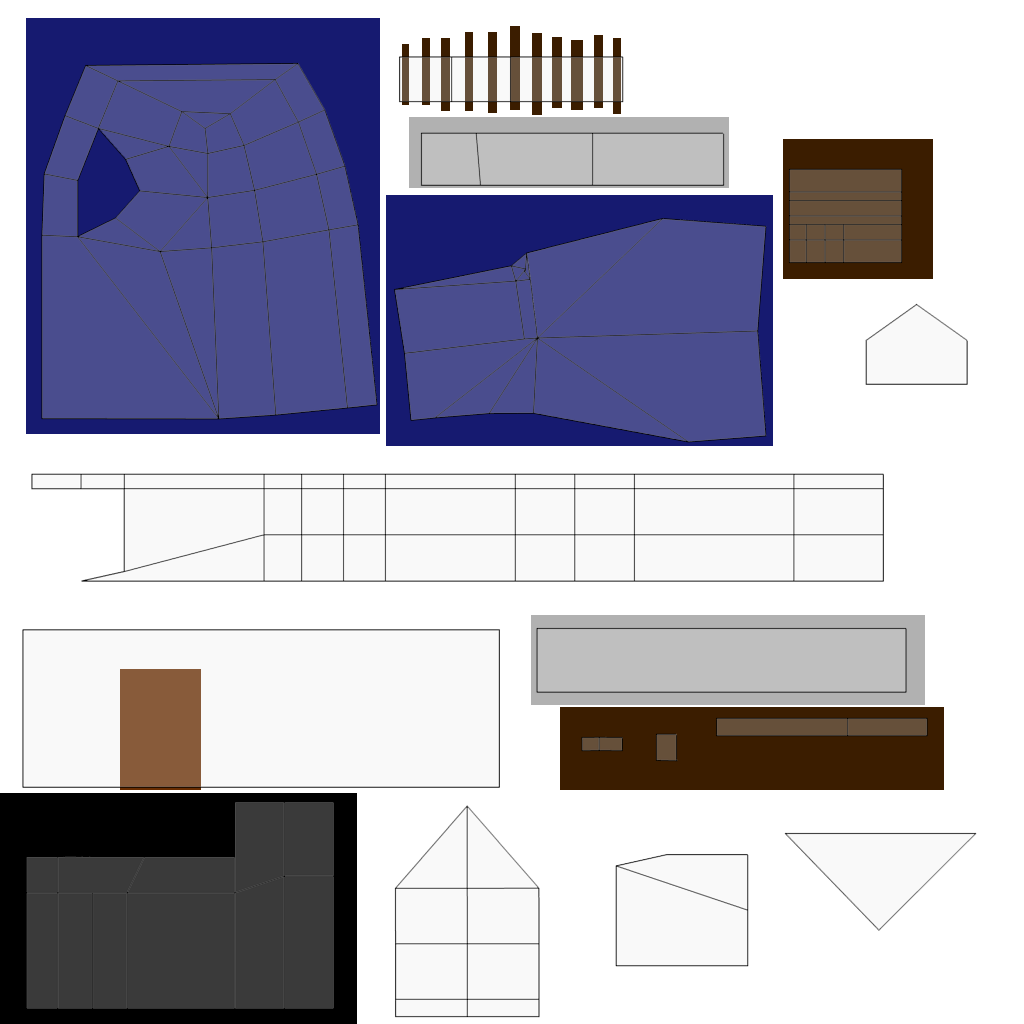
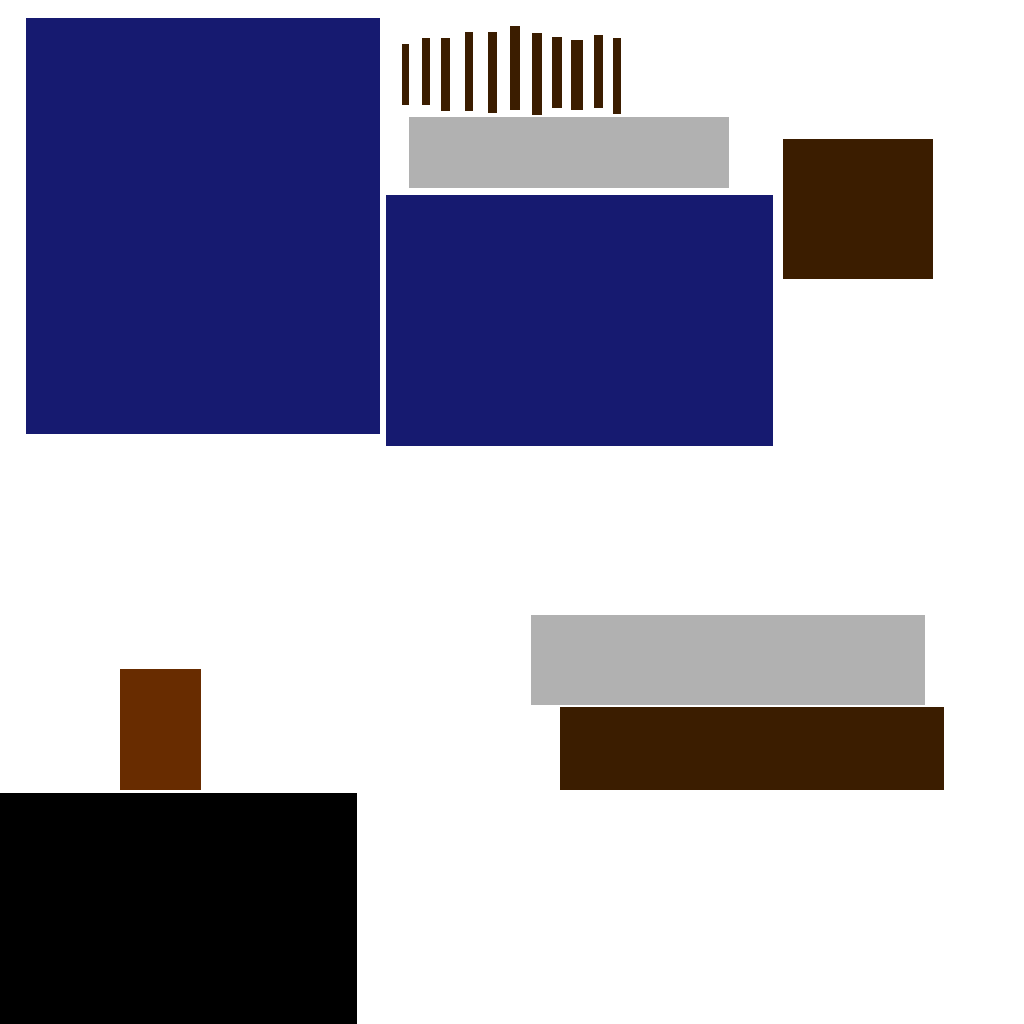
Layer changes from the first w=1024, h=1024 image to the second:
hid "house_2_uv.png" over (x1=22, y1=56, x2=977, y2=1018)
added group "Roofs" with 4 layers above "Bodies" over (x1=41, y1=56, x2=767, y2=443)
moved "Roof Blue" into group "Roofs" over (x1=41, y1=56, x2=767, y2=443)
added group "Bodies" with 3 layers over (x1=22, y1=298, x2=977, y2=1018)
moved "Body White" into group "Bodies" over (x1=22, y1=298, x2=977, y2=1018)
